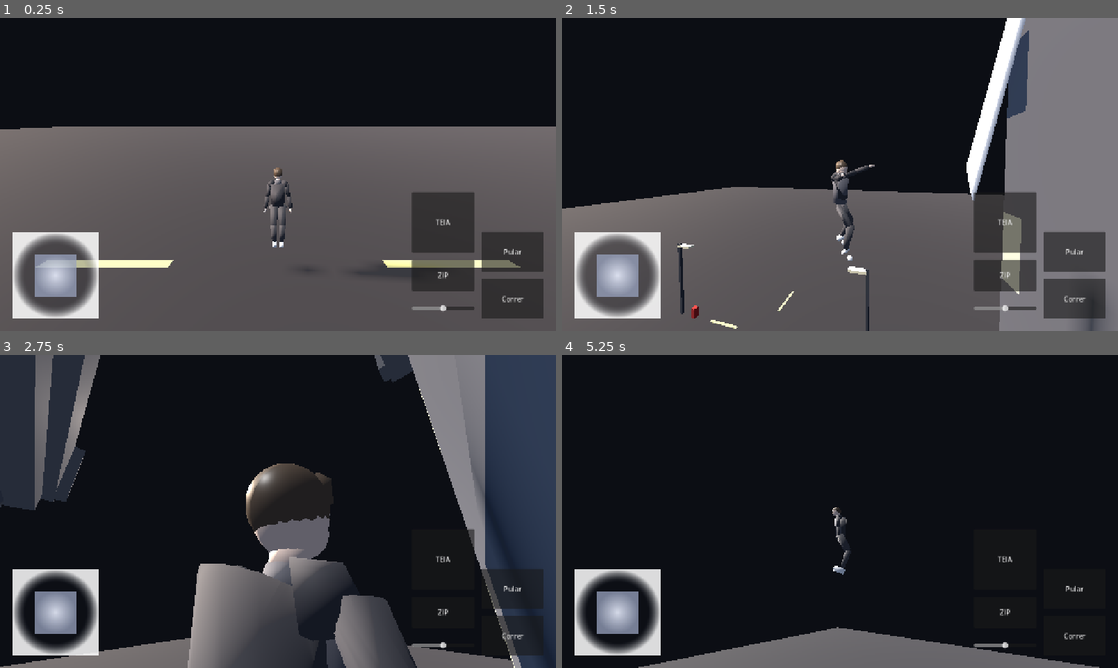
Above: before the commit, frames 1-4 (two rows, left to right).
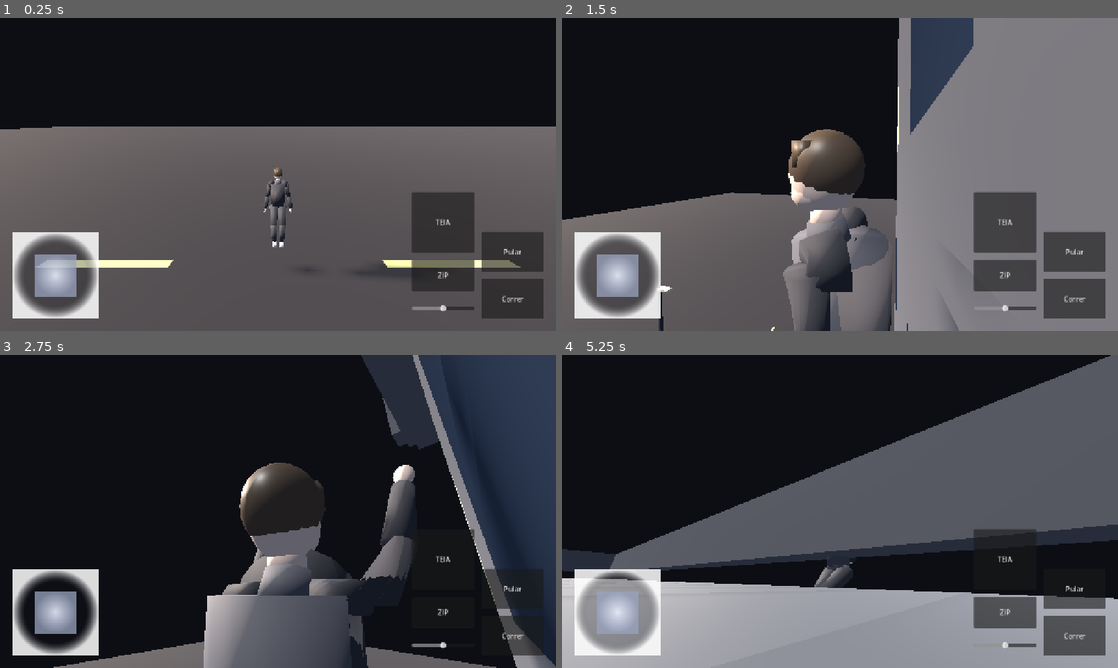
Above: after the commit, the same moments.

Repository: Souzzaaxzy/SpiderMan
Game: Godot game, scene res://scenes/boot/main.tscn
Same seed, same stepped clock (60 frames per second), same inputs: the game is played once before the commit and once after it.
Inputs (mouse positions are in pixels of both pictures, inside the frame that each line leads up to):
- Up to frame 1 (0.25 s): no input
- Up to frame 2 (1.5 s): click "ZIP" at 0.5 s; tap Enter at 1.25 s; drag from (979, 174) to (895, 105) at 1.27 s
- Up to frame 3 (2.75 s): drag from (55, 611) to (250, 574) at 2.02 s
- Up to frame 4 (5.25 s): move the mouse to (895, 442) at 2.77 s; hold D (move_right) 2.78-3.5 s; hold Shift (run) 2.78-3.5 s; tap Space (jump) at 2.85, 4.52, 4.55, 4.82 s; drag from (812, 574) to (673, 464) at 3.52 s; move the mouse to (1006, 558) at 4.27 s; hold A (move_left) 4.28-5 s; tap E (web_fire) at 4.35 s; drag from (673, 464) to (756, 433) at 5.02 s

The runs differ from the first frame. In frame 1, less than 0.1% of the frame differs, in the area x 50-51%, y 50-51%; in frame 2, 28%; in frame 3, 29%; in frame 4, 55%, in the area x 0-100%, y 0-100%.

Commit message:
feat(anim+player): escalada, wall run e zip como disparo
## Clipes gerados (tools/add_generated_clips.py)
- wall_climb: membros ALTERNANDO contra a fachada (braco que alcanca vai mais
  alto e esticado; perna oposta dobra). Antes as pernas mal se moviam.
- wall_jump: abre do apoio para a pose de salto.
- web_zip: os dois bracos a frente, corpo esticado (antes caia no swing_start).
Cobertura: 19 de 21 estados com clipe proprio (faltam so web_shoot_l/r).

## Movimento
- WALL RUN: segurando Correr na parede, sobe a 11 m/s (era 3,2), com o clipe de
  corrida girado para a fachada. Medido: sobe 9,9 m.
- Pulo de parede agora chuta tambem para o lado em que corria (8,5 fora + 11
  cima).
- ZIP virou DISPARO: pico de 40 m/s caindo para 16 m/s em 0,85 s (curva do
  point launch do spiderbench). Medido: pico de 35 m/s (antes teto de 26).

Testes: 53 + 91 + 54 = 198, 0 falhas.

Co-authored-by: openhands <openhands@all-hands.dev>

Diff:
--- a/src/animation/player_animation_controller.gd
+++ b/src/animation/player_animation_controller.gd
@@ -201,9 +201,10 @@
 		if _web.is_swinging():
 			return "swing_loop"
 
-	# Escalada de parede tem prioridade sobre os estados aereos.
+	# Escalada de parede tem prioridade sobre os estados aereos. Correndo, usa o
+	# clipe de CORRIDA na parede (wall run); devagar, o de escalada.
 	if _controller.has_method("is_climbing") and _controller.is_climbing():
-		return "wall_climb"
+		return "wall_run" if _controller.current_speed() > 5.5 else "wall_climb"
 
 	if not _controller.is_grounded():
 		if _airborne_time < fall_delay:
--- a/src/animation/player_animation_library.gd
+++ b/src/animation/player_animation_library.gd
@@ -51,7 +51,7 @@
 	&"standing_jump", &"falling_to_landing", &"land_roll",
 	&"swing_start", &"swing_loop", &"swing_release", &"swing_to_land",
 	&"swing_into_wall", &"wall_run", &"low_crawl",
-	&"fall", &"jump_loop", &"air_move", &"wall_climb", &"wall_jump",
+	&"fall", &"jump_loop", &"air_move", &"wall_climb", &"wall_jump", &"web_zip",
 ]
 
 ## Alternativa usada quando o clipe ideal não existe.
@@ -62,7 +62,7 @@
 	"air_move": "air_move",
 	"web_shoot_l": "swing_start",
 	"web_shoot_r": "swing_start",
-	"web_zip": "swing_start",
+	"web_zip": "web_zip",
 	"wall_climb": "wall_climb",
 	"wall_jump": "wall_jump",
 }
--- a/src/player/player_controller.gd
+++ b/src/player/player_controller.gd
@@ -55,14 +55,18 @@
 @export_group("Escalada de parede")
 ## Distância do raio que procura a parede à frente.
 @export var wall_check_distance: float = 0.9
-## Velocidade de subida na parede, em m/s.
-@export var climb_speed: float = 3.2
+## Velocidade de subida LENTA na parede (escalada), em m/s.
+@export var climb_speed: float = 3.4
+## Velocidade de subida RÁPIDA (corrida na parede) quando `Correr` está preso.
+## É o "wall run" dos jogos do Aranha: a animação de corrida girada para a
+## fachada, subindo rápido.
+@export var wall_run_speed: float = 11.0
 ## Distância mínima da parede para começar a escalar.
 @export var climb_attach_distance: float = 0.75
-## Empurrão para fora da parede ao pular da escalada.
-@export var wall_jump_push: float = 6.0
-## Subida extra no pulo de parede.
-@export var wall_jump_lift: float = 7.5
+## Empurrão para fora da parede ao pular da escalada, em m/s.
+@export var wall_jump_push: float = 8.5
+## Subida no pulo de parede, em m/s.
+@export var wall_jump_lift: float = 11.0
 
 @export_group("Rotação")
 @export var turn_speed: float = 12.0
@@ -376,9 +380,14 @@
 	if normal.length() > 0.01:
 		_wall_normal = normal.normalized()
 
-	# Pular na parede solta o jogador, com um empurrão para trás e para cima.
+	# Pular na parede solta o jogador: empurrão para FORA da parede, para CIMA, e
+	# um pouco para o lado em que ele estava correndo — o pulo de parede clássico.
 	if jump_pressed:
-		velocity = _wall_normal * wall_jump_push + Vector3.UP * wall_jump_lift
+		var kick := _wall_normal * wall_jump_push + Vector3.UP * wall_jump_lift
+		if _last_direction != Vector3.ZERO:
+			var tangent := _wall_normal.cross(Vector3.UP).normalized()
+			kick += tangent * _last_direction.dot(tangent) * 4.0
+		velocity = kick
 		_end_climb()
 		move_and_slide()
 		return
@@ -387,8 +396,9 @@
 	# esquerda/direita desliza pela superfície; puxar para trás (para longe da
 	# parede) desce. Sem input, sobe.
 	var right := _wall_normal.cross(Vector3.UP).normalized()
-	var lateral := direction.dot(right) * walk_speed
-	var vertical := climb_speed
+	var speed := wall_run_speed if _run_held or _sprint_held else climb_speed
+	var lateral := direction.dot(right) * speed
+	var vertical := speed
 	if direction.length() > 0.01:
 		# `_wall_normal` aponta para FORA da parede. Componente positiva = puxando
 		# para longe = descer.
--- a/src/web/web_swing_controller.gd
+++ b/src/web/web_swing_controller.gd
@@ -48,8 +48,17 @@
 const REEL_RATE := 7.0
 
 @export_group("Web Zip")
-## Velocidade máxima do impulso, em m/s.
-@export var zip_max_speed: float = 26.0
+## Velocidade de PICO no arranque do zip, em m/s. O zip é um disparo: sai rápido
+## e desacelera até a velocidade de cruzeiro. (Referência do spiderbench: 46.)
+@export var zip_burst_speed: float = 40.0
+## Velocidade de cruzeiro, no fim do disparo, em m/s.
+@export var zip_cruise_speed: float = 16.0
+## Duração do disparo, em segundos.
+@export var zip_duration: float = 0.85
+## Quão rápido a velocidade se aproxima do perfil (1/s). Alto = arranque seco.
+@export var zip_ramp_rate: float = 18.0
+## Velocidade máxima do impulso, em m/s (teto de segurança).
+@export var zip_max_speed: float = 46.0
 ## Aceleração do impulso, em m/s². É o que dá a sensação de "puxada".
 @export var zip_acceleration: float = 55.0
 ## Distância em que o impulso termina sozinho.
@@ -127,8 +136,9 @@
 var _swing_time: float = 0.0
 var _swing_angle_start: float = 0.0
 
-## Alvo do Web Zip.
+## Alvo do Web Zip, e tempo desde o disparo.
 var _zip_target: Vector3 = Vector3.ZERO
+var _zip_time: float = 0.0
 var _zip_requested: bool = false
 ## Movimento desejado pelo jogador, para a seleção de alvo.
 var _desired_direction: Vector3 = Vector3.ZERO
@@ -363,6 +373,7 @@
 		return false
 
 	_zip_target = choice["position"]
+	_zip_time = 0.0
 	_state = State.ZIPPING
 	_controller.swing_active = true
 	if _visual != null:
@@ -631,13 +642,23 @@
 
 
 ## Impulso do Web Zip: aceleração contínua na direção do alvo.
+## Impulso do Web Zip: um DISPARO, não um trilho.
+##
+## O zip sai rápido (pico de `zip_burst_speed`) e desacelera até
+## `zip_cruise_speed` ao longo de `zip_duration` — a mesma curva do "point
+## launch" do spiderbench. A direção vem do alvo, e a velocidade lateral é
+## apenas amortecida, preservando a inércia em vez de transformar o zip num
+## trilho. Termina ao chegar perto do alvo ou ao fim da duração.
 func _step_zip(delta: float) -> bool:
 	if _state != State.ZIPPING:
 		return false
 
+	_zip_time += delta
+	var u := clampf(_zip_time / maxf(zip_duration, 0.01), 0.0, 1.0)
+
 	var to_target := _zip_target - body_position()
 	var distance := to_target.length()
-	if distance < zip_arrival_distance:
+	if distance < zip_arrival_distance or u >= 1.0:
 		_finish_zip()
 		return false
 
@@ -645,19 +666,18 @@
 	var velocity := _controller.velocity
 
 	# Separa a velocidade em "na direção do alvo" e "lateral". A puxada só
-	# acelera a primeira; a lateral é amortecida, não zerada — é o que preserva
-	# a inércia em vez de transformar o zip num trilho.
+	# acelera a primeira; a lateral é amortecida, não zerada.
 	var along := direction * velocity.dot(direction)
 	var lateral := velocity - along
 	lateral *= maxf(0.0, 1.0 - (1.0 - zip_lateral_keep) * delta * 4.0)
 
+	# Perfil de velocidade do disparo: pico no arranque, caindo para o cruzeiro.
+	var profile := lerpf(zip_burst_speed, zip_cruise_speed, u * u * (3.0 - 2.0 * u))
+	profile = minf(profile, zip_max_speed)
 	var along_speed := along.length()
-	var target_speed := minf(along_speed + zip_acceleration * delta, zip_max_speed)
-	var new_velocity := direction * target_speed + lateral
-
-	# A direção do alvo é considerada "para fora" da corda: o zip puxa, então a
-	# componente de afastamento é preservada aqui (não é uma corda esticada).
-	_controller.velocity = WebPhysics.clamp_speed(new_velocity)
+	var new_along := lerpf(along_speed, profile, clampf(zip_ramp_rate * delta, 0.0, 1.0))
+
+	_controller.velocity = WebPhysics.clamp_speed(direction * new_along + lateral)
 	_controller.swing_active = true
 	return true
 
--- a/tools/tests/city_test.gd
+++ b/tools/tests/city_test.gd
@@ -293,6 +293,28 @@
 			"(vy=%.1f)" % _player.velocity.y)
 	_player.set_move_vector(Vector2.ZERO)
 
+	# Correndo na parede: sobe mais rapido (wall run) e a animacao acompanha.
+	if climbed:
+		_player.global_position = approach
+		_player.velocity = Vector3.ZERO
+		await _wait(5)
+		_player.set_run_held(true)
+		_player.set_move_vector(Vector2(1.0 if to_wall.x > 0.0 else -1.0, 0))
+		_player.velocity = to_wall * 6.0 + Vector3(0.0, -3.0, 0.0)
+		var fast_y := 0.0
+		var started := false
+		for _step in 90:
+			await physics_frame
+			if _player.is_climbing():
+				if not started:
+					started = true
+					fast_y = _player.global_position.y
+		_check("correndo na parede sobe mais rapido (wall run)",
+			started and _player.global_position.y - fast_y > 3.0,
+			"(subiu %.1f m)" % (_player.global_position.y - fast_y))
+		_player.set_run_held(false)
+		_player.set_move_vector(Vector2.ZERO)
+
 
 # --- 5. Teias entre os edifícios ---
 
--- a/tools/tests/web_swing_test.gd
+++ b/tools/tests/web_swing_test.gd
@@ -387,6 +387,9 @@
 	_check("deslocamento continuo (sem teletransporte)", max_jump < 1.0,
 		"(maior salto %.4f m)" % max_jump)
 	_check("acelerou na direcao do alvo", speed_peak > 3.0,
+		"(pico %.1f m/s)" % speed_peak)
+	# O zip e um DISPARO: pico alto no arranque, nao um trilho lento.
+	_check("zip dispara em alta velocidade", speed_peak > 20.0,
 		"(pico %.1f m/s)" % speed_peak)
 
 	# 17. Colisões durante o impulso: não atravessa prédio.
Binary file changed: assets/models/player/spiderman_newlife.glb
Not shown, changed: assets/models/player/spiderman_newlife.glb.bak
Not shown, changed: docs/ANIMATIONS.md
Not shown, changed: docs/MOVEMENT.md
